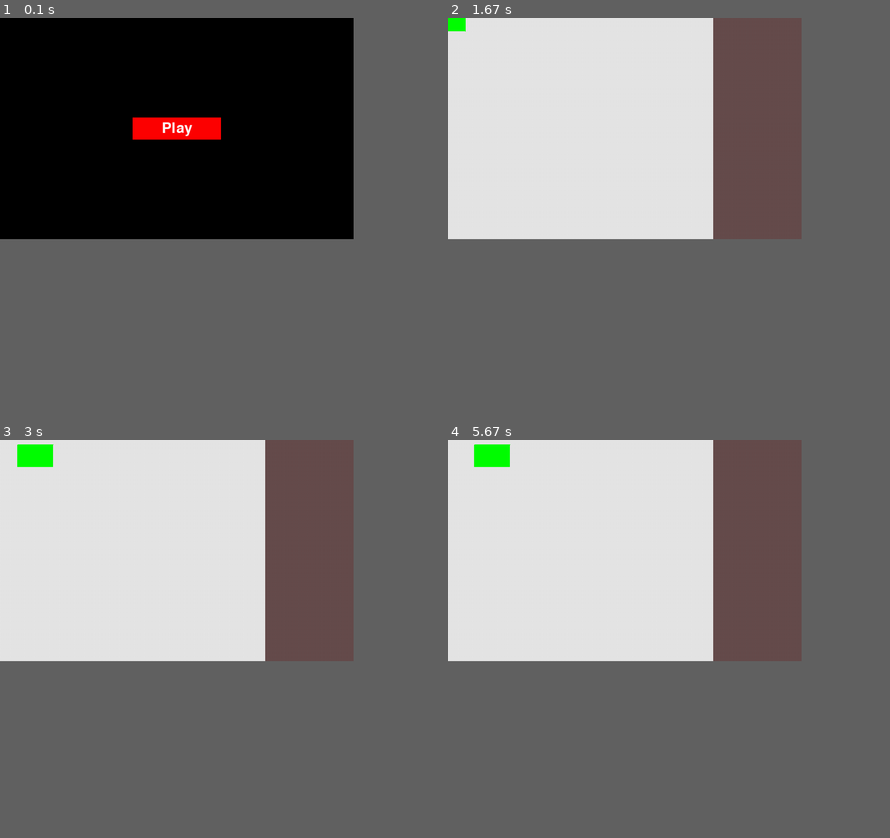
Above: before the commit, frames 1-4 (two rows, left to right).
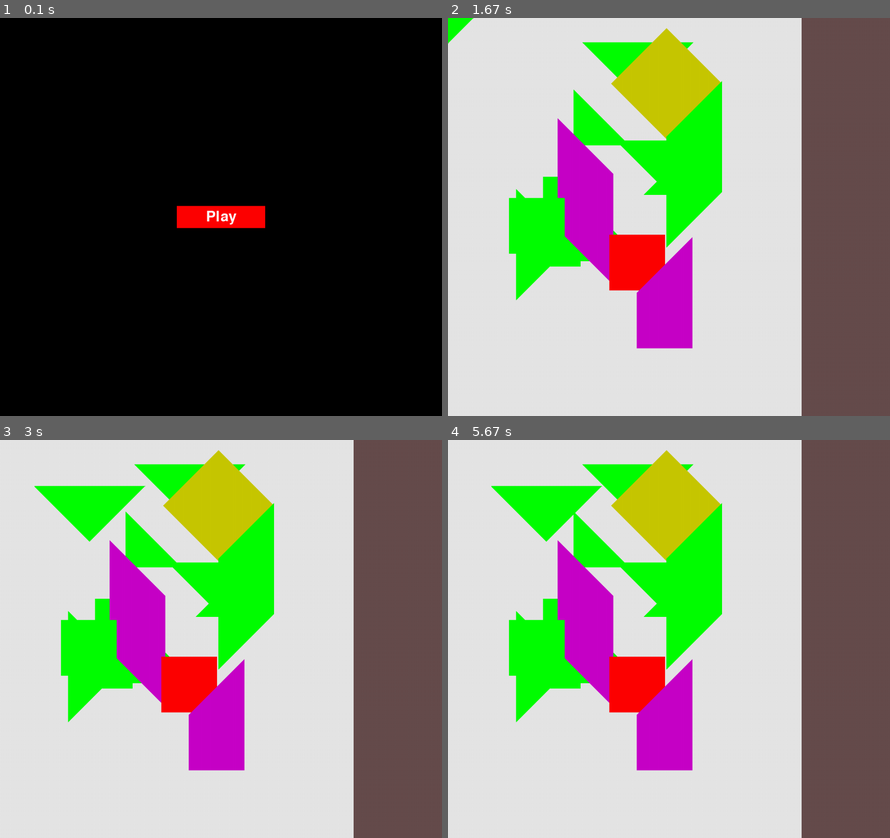
Above: after the commit, the same moments.

Repository: dradav97/TangramPygame
Game: pygame game, started from menu/main.py
Same seed, same stepped clock (60 frames per second), same inputs: the game is played once before the commit and once after it.
Inputs:
- Up to frame 1 (0.1 s): no input
- Up to frame 2 (1.67 s): click "Play" at 0.38 s; hold Space 0.67-1.13 s; hold Right 0.67-1.13 s; hold Right 1.17-1.63 s; tap Space at 1.23, 1.53 s
- Up to frame 3 (3 s): hold Up 1.67-1.97 s; tap Space at 1.73, 2.07, 2.37, 2.57, 2.87 s; hold Right 2-2.47 s; hold Left from 2.5 s (still down)
- Up to frame 4 (5.67 s): release Left at 3.03 s; hold Down 3.07-3.37 s; tap Space at 3.13, 3.47, 3.77, 3.9, 4.3, 4.6, 4.97, 5.37 s; hold Left 3.4-3.8 s; hold Up 3.83-4.2 s; hold Right 4.23-4.87 s; hold Down 4.9-5.27 s; hold Left from 5.3 s (still down)
The window is 720x450 before the commit and 900x810 after it. Grey fills any space a smaller window leaves; there, only what the larger window draws over its background counts as a difference.

The runs differ from the first frame. In frame 1, 2.3% of the frame differs, in the area x 30-60%, y 24-53%; in frame 2, 50%; in frame 3, 53%, in the area x 3-100%, y 0-100%; in frame 4, 53%.

Commit message:
agregando avances al juego principal

Diff:
--- a/menu/figures/Quadrilateral.py
+++ b/menu/figures/Quadrilateral.py
@@ -1,15 +1,22 @@
 from math import cos, sin
 from figures.Vertex import Vertex
 import pygame
+import random as rm
 
 class Quadrilateral:
-    def __init__(self, vertex_a, vertex_b, vertex_c, vertex_d, center, screen):
+    def __init__(self, vertex_a, vertex_b, vertex_c, vertex_d, center, screen, color):
         self._vertex_a = vertex_a
         self._vertex_b = vertex_b
         self._vertex_c = vertex_c
         self._vertex_d = vertex_d
         self._center = center
         self.screen = screen
+        self.delta = 5
+        self.color = color
+        self.pos_random()
+
+    def draw(self):
+        pygame.draw.polygon(self.screen, self.color, (self.vertex_a.vertex, self.vertex_b.vertex, self.vertex_c.vertex, self.vertex_d.vertex))
 
     def rotate(self):
         grades = 1.5708
@@ -23,37 +30,46 @@
         new_x = x*cos(alpha) - y*sin(alpha)
         return Vertex([new_x+self.center.x, new_y+self.center.y])
 
-    def draw(self):
-        pygame.draw.polygon(self.screen, (0, 255, 0), (self.vertex_a.vertex, self.vertex_b.vertex, self.vertex_c.vertex, self.vertex_d.vertex))
-
+    def pos_random(self):
+        rx = rm.randint(0, 250)
+        ry = rm.randint(0, 250)
+        self._vertex_a.x = self.vertex_a.x + rx
+        self._vertex_b.x = self.vertex_b.x + rx
+        self._vertex_c.x = self.vertex_c.x + rx
+        self._vertex_d.x = self.vertex_d.x + rx
+        self._center.y = self.center.x + rx
+        self._vertex_a.y = self.vertex_a.y + ry
+        self._vertex_b.y = self.vertex_b.y + ry
+        self._vertex_c.y = self.vertex_c.y + ry
+        self._vertex_d.y = self.vertex_d.y + ry
+        self._center.y = self.center.y + ry
     @property
     def move_l(self):
-
-        self.vertex_a.x = self.vertex_a.x - 10
-        self.vertex_b.x = self.vertex_b.x - 10
-        self.vertex_c.x = self.vertex_c.x - 10
-        self.vertex_d.x = self.vertex_d.x - 10
+        self.vertex_a.x = self.vertex_a.x - self.delta
+        self.vertex_b.x = self.vertex_b.x - self.delta
+        self.vertex_c.x = self.vertex_c.x - self.delta
+        self.vertex_d.x = self.vertex_d.x - self.delta
 
     @property
     def move_r(self):
-        self.vertex_a.x = self.vertex_a.x + 10
-        self.vertex_b.x = self.vertex_b.x + 10
-        self.vertex_c.x = self.vertex_c.x + 10
-        self.vertex_d.x = self.vertex_d.x + 10
+        self.vertex_a.x = self.vertex_a.x + self.delta
+        self.vertex_b.x = self.vertex_b.x + self.delta
+        self.vertex_c.x = self.vertex_c.x + self.delta
+        self.vertex_d.x = self.vertex_d.x + self.delta
 
     @property
     def move_u(self):
-        self.vertex_a.y = self.vertex_a.y - 10
-        self.vertex_b.y = self.vertex_b.y - 10
-        self.vertex_c.y = self.vertex_c.y - 10
-        self.vertex_d.y = self.vertex_d.y - 10
+        self.vertex_a.y = self.vertex_a.y - self.delta
+        self.vertex_b.y = self.vertex_b.y - self.delta
+        self.vertex_c.y = self.vertex_c.y - self.delta
+        self.vertex_d.y = self.vertex_d.y - self.delta
 
     @property
     def move_d(self):
-        self.vertex_a.y = self.vertex_a.y + 10
-        self.vertex_b.y = self.vertex_b.y + 10
-        self.vertex_c.y = self.vertex_c.y + 10
-        self.vertex_d.y = self.vertex_d.y + 10
+        self.vertex_a.y = self.vertex_a.y + self.delta
+        self.vertex_b.y = self.vertex_b.y + self.delta
+        self.vertex_c.y = self.vertex_c.y + self.delta
+        self.vertex_d.y = self.vertex_d.y + self.delta
 
     @property
     def vertex_a(self):
--- a/menu/figures/Triangle.py
+++ b/menu/figures/Triangle.py
@@ -2,17 +2,21 @@
 from math import cos, sin
 from figures.Vertex import Vertex
 import pygame
+import random as rm
 
 
 class Triangle:
 
-    def __init__(self, vertex_a, vertex_b, vertex_c, center, screen):
+    def __init__(self, vertex_a, vertex_b, vertex_c, center, screen, color):
 
         self._vertex_a = vertex_a
         self._vertex_b = vertex_b
         self._vertex_c = vertex_c
         self._center = center
         self.screen = screen
+        self.delta = 10
+        self.color = color
+        self.pos_random()
 
     def rotate(self):
         grades= 1.5708
@@ -28,29 +32,42 @@
     def draw(self):
         pygame.draw.polygon(self.screen, (0, 255, 0), (self.vertex_a.vertex, self.vertex_b.vertex, self.vertex_c.vertex))
 
+    def pos_random(self):
+        rx = rm.randint(0, 200)
+        ry = rm.randint(0, 200)
+        print(self.vertex_a )
+        self._vertex_a.x = self.vertex_a.x + rx
+        self._vertex_b.x = self.vertex_b.x + rx
+        self._vertex_c.x = self.vertex_c.x + rx
+        self._center.y = self.center.x + rx
+        self._vertex_a.y = self.vertex_a.y + ry
+        self._vertex_b.y = self.vertex_b.y + ry
+        self._vertex_c.y = self.vertex_c.y + ry
+        self._center.y = self.center.y + ry
+
     @property
     def move_l(self):
-        self.vertex_a.x = self.vertex_a.x - 10
-        self.vertex_b.x = self.vertex_b.x - 10
-        self.vertex_c.x = self.vertex_c.x - 10
+        self.vertex_a.x = self.vertex_a.x - self.delta
+        self.vertex_b.x = self.vertex_b.x - self.delta
+        self.vertex_c.x = self.vertex_c.x - self.delta
 
     @property
     def move_r(self):
-        self.vertex_a.x = self.vertex_a.x + 10
-        self.vertex_b.x = self.vertex_b.x + 10
-        self.vertex_c.x = self.vertex_c.x + 10
+        self.vertex_a.x = self.vertex_a.x + self.delta
+        self.vertex_b.x = self.vertex_b.x + self.delta
+        self.vertex_c.x = self.vertex_c.x + self.delta
 
     @property
     def move_u(self):
-        self.vertex_a.y = self.vertex_a.y - 10
-        self.vertex_b.y = self.vertex_b.y - 10
-        self.vertex_c.y = self.vertex_c.y - 10
+        self.vertex_a.y = self.vertex_a.y - self.delta
+        self.vertex_b.y = self.vertex_b.y - self.delta
+        self.vertex_c.y = self.vertex_c.y - self.delta
 
     @property
     def move_d(self):
-        self.vertex_a.y = self.vertex_a.y + 10
-        self.vertex_b.y = self.vertex_b.y + 10
-        self.vertex_c.y = self.vertex_c.y + 10
+        self.vertex_a.y = self.vertex_a.y + self.delta
+        self.vertex_b.y = self.vertex_b.y + self.delta
+        self.vertex_c.y = self.vertex_c.y + self.delta
 
     @property
     def vertex_a(self):
--- a/menu/main.py
+++ b/menu/main.py
@@ -1,23 +1,34 @@
-from figures.Quadrilateral import Quadrilateral
+
 import pygame
-
 import sys
 from Button import Button
-from Shape import Shape
+
 from figures.Triangle import Triangle
+from figures.Quadrilateral import Quadrilateral
 from figures.Vertex import Vertex
+import numpy as np
+from copy import deepcopy
 
 
 class TangramGame:
     def __init__ (self):
         # display settings
         pygame.init()
-        self.screen = pygame.display.set_mode((800,500))
+        self.screen = pygame.display.set_mode((1000,900))
         pygame.display.set_caption("Tangram Game")
         self.clock = pygame.time.Clock()
         self.color = (230,230,230)
         self.color_brown = (103,77,77)
         self.color_black =(0,0,0)
+
+        self.BLACK = (0, 0, 0)
+        self.WHITE = (255, 255, 255)
+        self.GREEN = (0, 255, 0)
+        self.RED = (255, 0, 0)
+        self.BLUE = (0, 0, 255)
+        self.VIOLET = (125, 125, 125)
+        self.YELLOW = (200, 0, 200)
+        self.ORANGE = (200, 200, 0)
 
         # state game
         self.game_activated = False
@@ -26,7 +37,43 @@
 
         # add components
         self.play_button = Button(self,"Play")
-        self.shape = Quadrilateral(Vertex([10, 30]), Vertex([10, 80]), Vertex([90, 80]), Vertex([90, 30]), Vertex([10, 30]), self.screen)
+        #self.tq = Quadrilateral(Vertex([10, 30]), Vertex([10, 80]), Vertex([90, 80]), Vertex([90, 30]), Vertex([10, 30]), self.screen)
+        factor = 5
+        a = Vertex(np.array([0, 0]) * factor)
+        n = Vertex(np.array([50, 0]) * factor)
+        b = Vertex(np.array([100, 0]) * factor)
+        j = Vertex(np.array([25, 25]) * factor)
+        i = Vertex(np.array([75, 25]) * factor)
+        l = Vertex(np.array([0, 50]) * factor)
+        r = Vertex(np.array([25, 50]) * factor)
+        f = Vertex(np.array([50, 50]) * factor)
+        q = Vertex(np.array([75, 50]) * factor)
+        m = Vertex(np.array([100, 50]) * factor)
+        o = Vertex(np.array([25, 75]) * factor)
+        s = Vertex(np.array([50, 75]) * factor)
+        p = Vertex(np.array([75, 75]) * factor)
+        c = Vertex(np.array([0, 100]) * factor)
+        h = Vertex(np.array([25, 100]) * factor)
+        t = Vertex(np.array([50, 100]) * factor)
+        k = Vertex(np.array([75, 100]) * factor)
+        d = Vertex(np.array([100, 100]) * factor)
+
+        self.tq = Triangle(deepcopy(a), deepcopy(j), deepcopy(n), deepcopy(a), self.screen, self.GREEN)
+        self.tw = Triangle(deepcopy(n), deepcopy(i), deepcopy(b), deepcopy(n), self.screen, self.RED)
+        self.ty = Triangle(deepcopy(j), deepcopy(r), deepcopy(f), deepcopy(j), self.screen, self.BLUE)
+        self.tu = Triangle(deepcopy(i), deepcopy(f), deepcopy(q), deepcopy(i), self.screen, self.BLUE)
+        self.ti = Triangle(deepcopy(r), deepcopy(o), deepcopy(f), deepcopy(r), self.screen, self.VIOLET)
+        self.to = Triangle(deepcopy(f), deepcopy(p), deepcopy(q), deepcopy(f), self.screen, self.VIOLET)
+        self.tp = Triangle(deepcopy(f), deepcopy(o), deepcopy(p), deepcopy(f), self.screen, self.BLUE)
+        self.ta = Triangle(deepcopy(l), deepcopy(c), deepcopy(o), deepcopy(l), self.screen, self.RED)
+        self.ts = Triangle(deepcopy(o), deepcopy(c), deepcopy(h), deepcopy(o), self.screen, self.BLUE)
+
+        self.cr = Quadrilateral(deepcopy(n), deepcopy(j), deepcopy(f), deepcopy(i), deepcopy(n), self.screen,self.ORANGE)
+        self.ce = Quadrilateral(deepcopy(a), deepcopy(l), deepcopy(o), deepcopy(j), deepcopy(a), self.screen,self.YELLOW)
+        self.ct = Quadrilateral(deepcopy(b), deepcopy(i), deepcopy(p), deepcopy(m), deepcopy(b), self.screen,self.GREEN )
+        self.cd = Quadrilateral(deepcopy(o), deepcopy(h), deepcopy(t), deepcopy(s), deepcopy(o), self.screen,self.GREEN)
+        self.cf = Quadrilateral(deepcopy(s), deepcopy(t), deepcopy(k), deepcopy(p), deepcopy(s), self.screen,self.RED)
+        self.cg = Quadrilateral(deepcopy(m), deepcopy(p), deepcopy(k), deepcopy(d), deepcopy(d), self.screen,self.YELLOW)
 
     def run_game(self):
         #
@@ -51,15 +98,15 @@
                         self.control = True
                 if event.type == pygame.KEYDOWN:
                     if event.key== pygame.K_RIGHT:
-                        self.shape.move_r
+                        self.tq.move_r
                     if event.key== pygame.K_DOWN:
-                        self.shape.move_d
+                        self.tq.move_d
                     if event.key== pygame.K_LEFT:
-                        self.shape.move_l
+                        self.tq.move_l
                     if event.key== pygame.K_UP:
-                        self.shape.move_u
+                        self.tq.move_u
                     if event.key== pygame.K_SPACE:
-                        self.shape.rotate()
+                        self.tq.rotate()
 
 
                 elif event.type == pygame.KEYDOWN:
@@ -76,8 +123,9 @@
                 # game operation
                 self.screen.fill(self.color)
                 self.interface()
-                #draw shape
-                self.shape.draw()
+                #draw tq
+                self.draw_tqs()
+
 
 
 
@@ -88,11 +136,29 @@
             pygame.display.flip()
 
 
+    def draw_tqs(self):
+        self.tq.draw()
+        self.tw.draw()
+        self.ty.draw()
+        self.tu.draw()
+        self.ti.draw()
+        self.to.draw()
+        self.tp.draw()
+        self.ta.draw()
+        self.ts.draw()
+
+        self.cr.draw()
+        self.ce.draw()
+        self.ct.draw()
+        self.cd.draw()
+        self.cf.draw()
+        self.cg.draw()
+
 
     def interface(self):
         # screen 800,500
         # 800 - 200
-        pygame.draw.rect(self.screen,self.color_brown, [600, 0, 200, 500], 0)
+        pygame.draw.rect(self.screen,self.color_brown, [800, 0, 200, 900], 0)
 
         pass
 
@@ -101,7 +167,7 @@
             print(f"{mousePos}")
             self.game_activated = True
 
-    def check_shapes(self, mousePos):
+    def check_tqs(self, mousePos):
         pass
 
 
